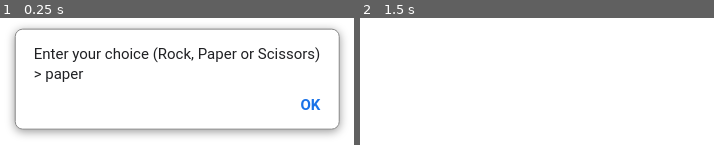
Above: before the commit, frames 1-2 (left to right).
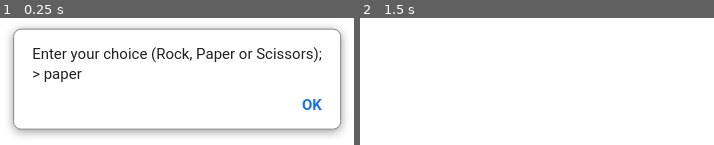
Above: after the commit, the same moments.

Repository: anjali25-bit/rps-game
Game: browser game, page index.html
The game is run twice, just before and just after one commit, with the same random seed, the same clock (stepped at 60 frames per second) and the same inputs. When the page shows a pop-up message, it is drawn as a white box for half a second while everything else waits; a line starting with > is the answer the replay typed.
Inputs:
- Up to frame 1 (0.25 s): no input
- Up to frame 2 (1.5 s): no input

The runs differ from the first frame. In frame 1, 6.5% of the frame differs, in the area x 3-97%, y 7-89%; in frame 2, nothing differs.

Commit message:
Debug issue with prompt pop-up
Add null option to reprompt players to enter a choice

Diff:
--- a/rps-game.js
+++ b/rps-game.js
@@ -1,33 +1,56 @@
 console.log("Hello World");
 
+const choice = ["rock","paper","scissors"]
 
+function playGame () {
+    playRound();
+}
+
+    //input from human
 function getHumanChoice() {
-    let userInput = prompt("Enter your choice (Rock, Paper or Scissors)");
+    let userInput = prompt("Enter your choice (Rock, Paper or Scissors);");
+    while (userInput == null) {
+         userInput = prompt("Enter your choice (Rock, Paper or Scissors");
+    }
+    userInput = userInput.toLowerCase();
+    return userInput;
+}
 
-let choice = userInput;
+//input from computer
+function getComputerChoice() {
+    return choice[Math.floor(Math.random() * 3)];
+}
 
-if (choice === "Rock") {
-    return "Rock";
-} else if (choice === "Scissors") {
-    return "Scissors";
-}   else if (choice === "Paper") {
-        return "Paper";
+function roundWinner(humanChoice, computerChoice) {
+if (humanChoice === computerChoice) {
+    return "It's a tie!";
+}
+
+else if (
+(humanChoice === "rock" && computerChoice === "scissors") ||
+(humanChoice === "scissors" && computerChoice === "paper") ||
+(humanChoice === "paper" && computerChoice === "rock")
+) {
+    return "You win!";
+} else {
+    return "You lose!";
 }
 }
-console.log(getHumanChoice())
 
-
-
-
-function getComputerChoice() {
-  let choice = Math.floor(Math.random() * 3);
-  switch (choice) {
-    case 1:
-        return("Rock");
-    case 2:
-        return("Paper");
-    case 3:
-        return("Scissors");
+    //play a single round
+function playRound(humanSelection, computerSelection) {
+    const result = roundWinner(humanSelection, computerSelection);
+    if(result === "It's a tie!"){
+        return "It's a Tie!"
+    }
+    else if(result === "You win!") {
+        return `You Win! ${humanSelection} beats ${computerSelection}`
+    }
+    else {
+        return `You Lose! ${computerSelection} beats ${humanSelection}`
     }
 }
-console.log(getComputerChoice());
+
+const humanSelection = getHumanChoice();
+const computerSelection = getComputerChoice();
+console.log(playRound(humanSelection,computerSelection));
